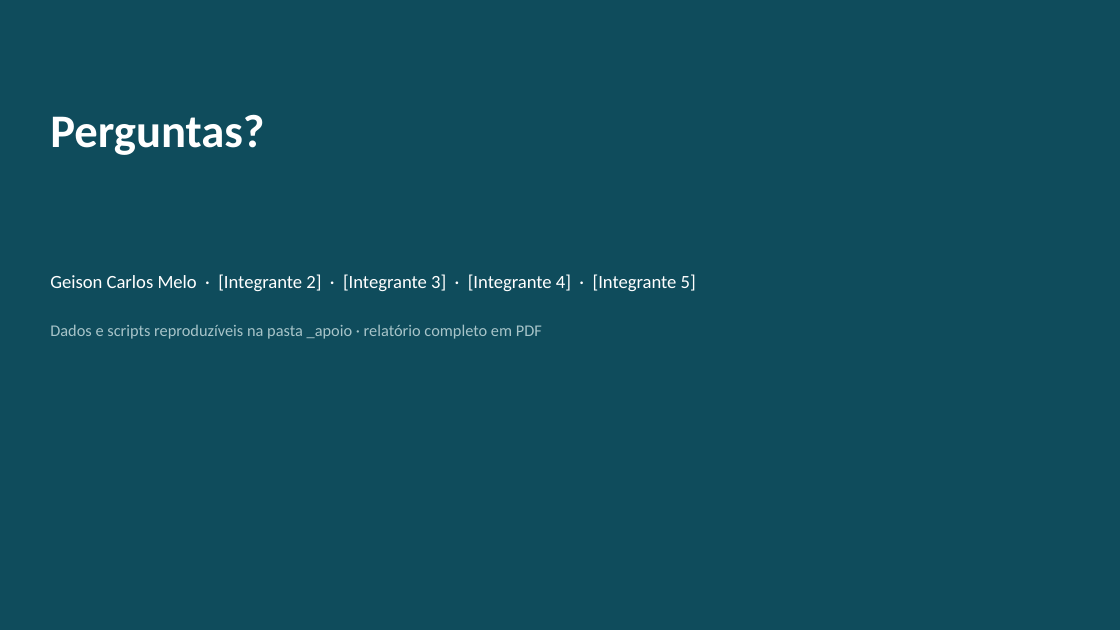
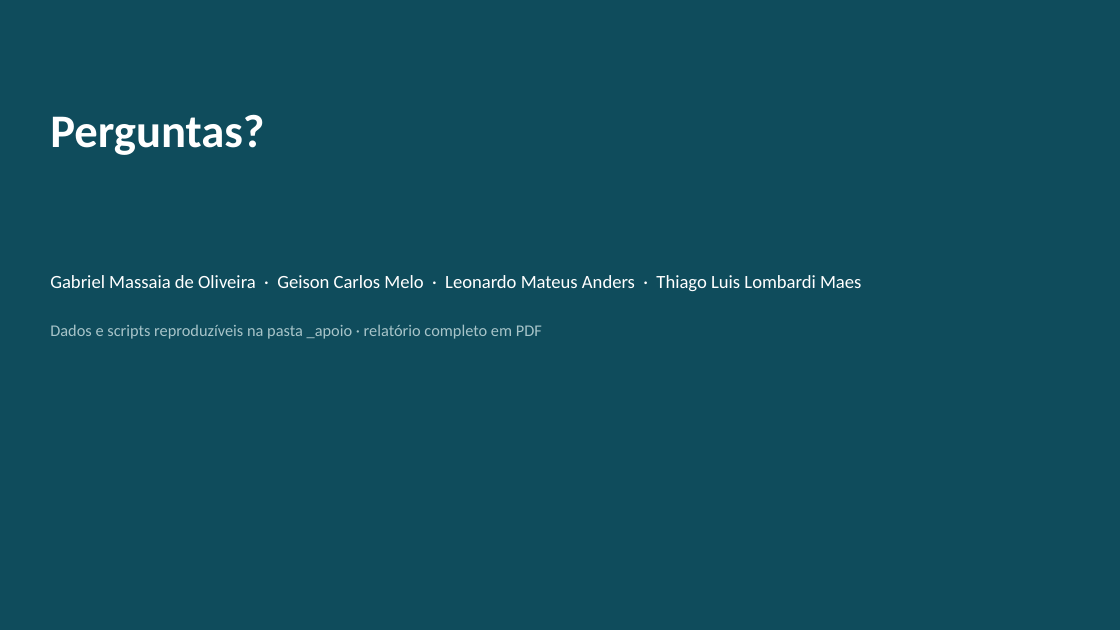
Before and after one commit to geison-melo/software-engineering, a slide deck: slide 19 of 5-semestre/qualidade-de-software/Trabalho N3/Apresentacao - Ferramentas da Qualidade.pptx. Drawn at 1120x630 pixels with LibreOffice and Linux fonts; fonts in the diff are those of the drawing. Boxes give left, top, right and bottom in pixels: in the first picture for what was removed or moved away, otherwise in the second. Text is boxed around its words. In the diff, an @@ line names an element or a change of style, - is before the commit and + after.

Commit message:
docs: preenche os integrantes da equipe na capa do relatório e nos slides

```diff
--- a/5-semestre/qualidade-de-software/Trabalho N3/Apresentacao - Ferramentas da Qualidade.pptx
+++ b/5-semestre/qualidade-de-software/Trabalho N3/Apresentacao - Ferramentas da Qualidade.pptx
@@ text at [50,275,861,292]: text changed @@
-Geison Carlos Melo · [Integrante 2] · [Integrante 3] · [Integrante 4] · [Integrante 5]
+Gabriel Massaia de Oliveira · Geison Carlos Melo · Leonardo Mateus Anders · Thiago Luis Lombardi Maes
```
Also in this commit, not shown: 1 other slide changed, 4 other files.
